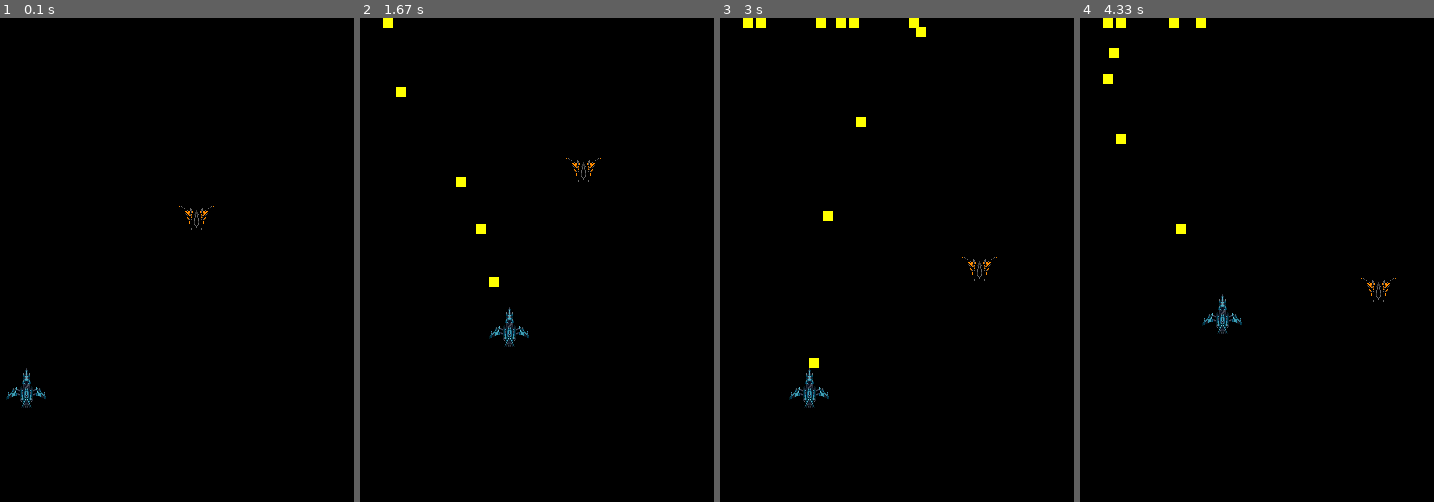
Above: before the commit, frames 1-4 (left to right).
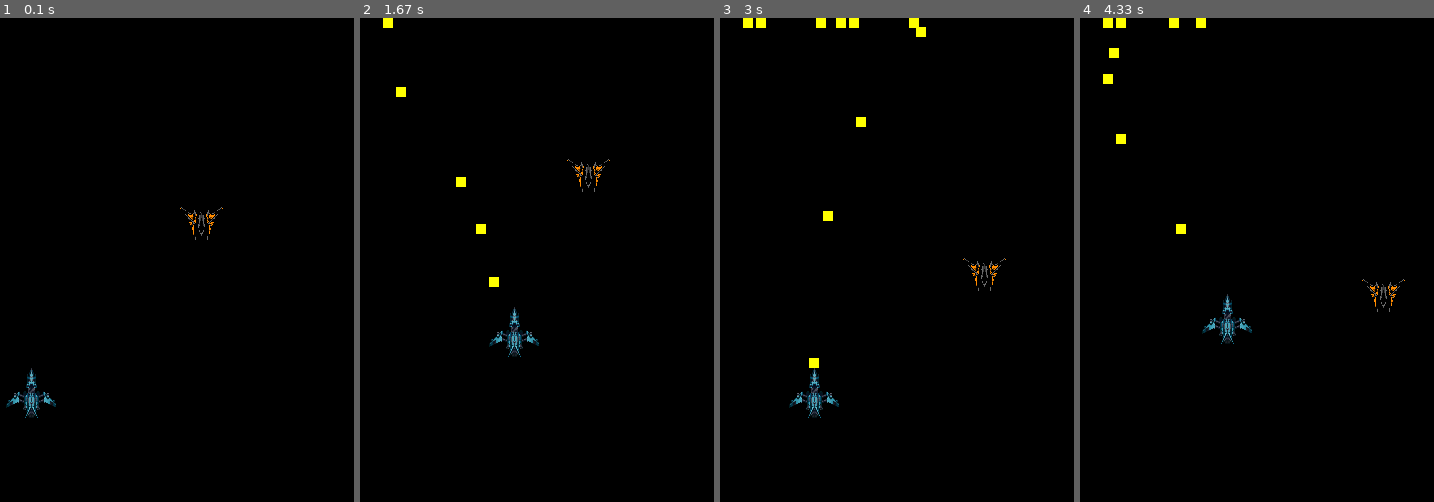
Above: after the commit, the same moments.

Repository: Equipe-Rocket-ES2024/PSA
Game: pygame game, started from main.py
Same seed, same stepped clock (60 frames per second), same inputs: the game is played once before the commit and once after it.
Inputs:
- Up to frame 1 (0.1 s): no input
- Up to frame 2 (1.67 s): tap Space at 0.33, 0.73, 1.03, 1.23, 1.57 s; hold Right 0.67-1.13 s; hold Up 1.17-1.47 s; hold Right from 1.5 s (still down)
- Up to frame 3 (3 s): tap Space at 1.87, 2.07, 2.37, 2.63, 2.97 s; release Right at 1.97 s; hold Left 2-2.53 s; hold Down 2.57-2.87 s; hold Left from 2.9 s (still down)
- Up to frame 4 (4.33 s): tap Space at 3.27, 3.4, 3.8, 4.1 s; release Left at 3.3 s; hold Up 3.33-3.7 s; hold Right from 3.73 s (still down)

The runs differ from the first frame. In frame 1, 0.7% of the frame differs, in the area x 1-63%, y 38-83%; in frame 2, 0.7%; in frame 3, 0.7%; in frame 4, 0.7%.

Commit message:
aumentando dimensão

Diff:
--- a/src/entities/enemy/enemy.py
+++ b/src/entities/enemy/enemy.py
@@ -15,7 +15,7 @@
         self.pygame_engine = PygameEngine()
         self.screen: Surface = screen
         self.position = self.pygame_engine.default_position(35, 18)
-        self.size = [40, 40]
+        self.size = [50, 50]
         self._enemy_speed_default = 20
         self.sprite = self.pygame_engine.load_sprite_image(
             self.game_config_constants.ENEMY_SPACESHIP_SPRITE)
--- a/src/entities/spaceship/spaceship.py
+++ b/src/entities/spaceship/spaceship.py
@@ -17,7 +17,7 @@
         self.pygame_engine = PygameEngine()
         self.screen: Surface = screen
         self.position = self.pygame_engine.default_position(18, 35)
-        self.size = [40, 40]
+        self.size = [50, 50]
         self.spaceship_speed_default = 20
         self.sprite = self.pygame_engine.load_sprite_image(self.game_config_constants.PLAYER_SPACESHIP_SPRITE)
         self.sprite = self.pygame_engine.scale_sprite(
